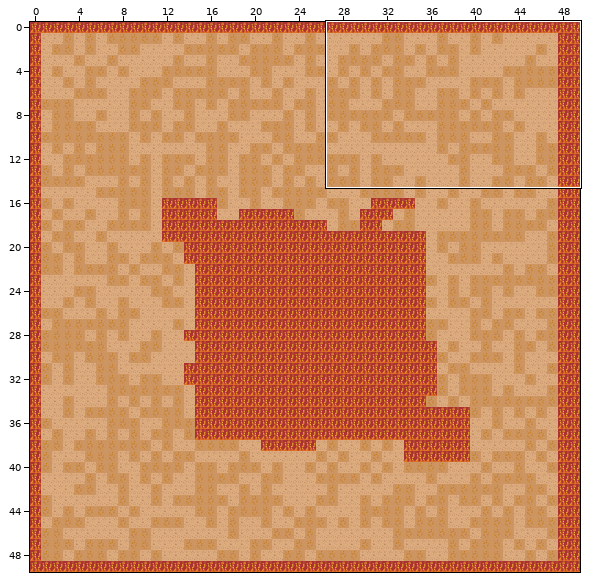
Tiled map -- maps/endgame_map3.tmx. Above: a wide view before the commit, with the close-up outlined.
Close-up. Before:
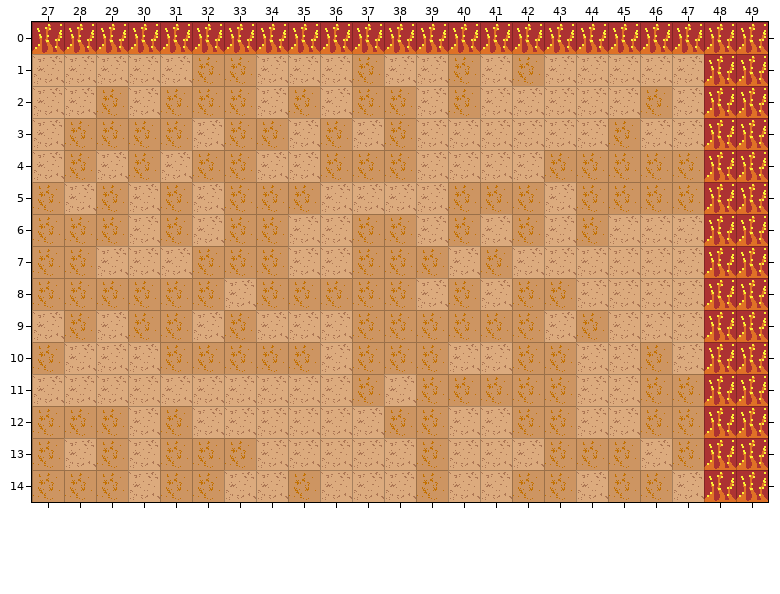
Cells are 32x32 px. Shown: x 27..49, y 0..14. The commit also changed other parts of the map, which this record leaves out.
New version:
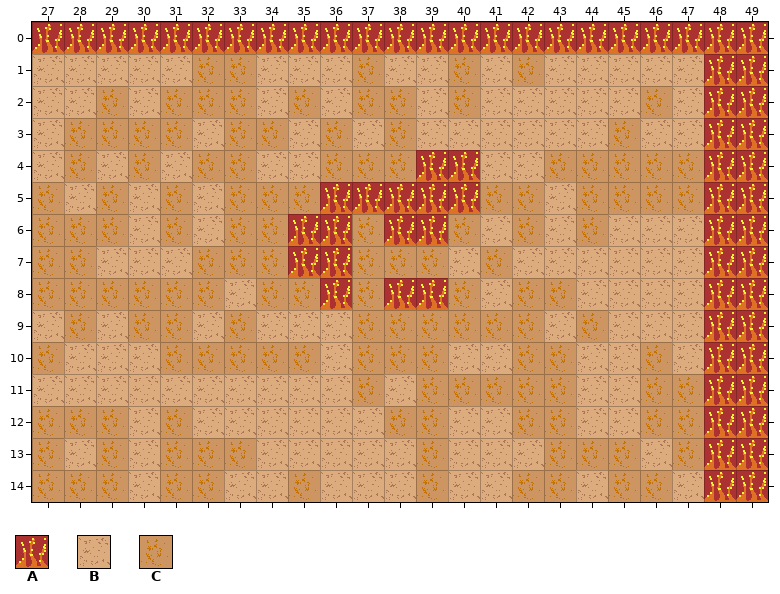
Key: from "tiles": A 8 "fire", B 9 "dirt1", C 11 "dirt3".
_ is an empty cell.
Diff:
Layer "ground":
y 4: x 39..40 BB -> AA
y 5: x 36..40 BBBBC -> AAAAA
y 6: x 35..36 BB -> AA; x 38..39 CB -> AA
y 7: x 35..36 BB -> AA
y 8: x 36 C -> A; x 38..39 CB -> AA
Pixel boxes of the changes (left, top, right, bottom) in both close-ups:
changed: (288, 150, 480, 310)
